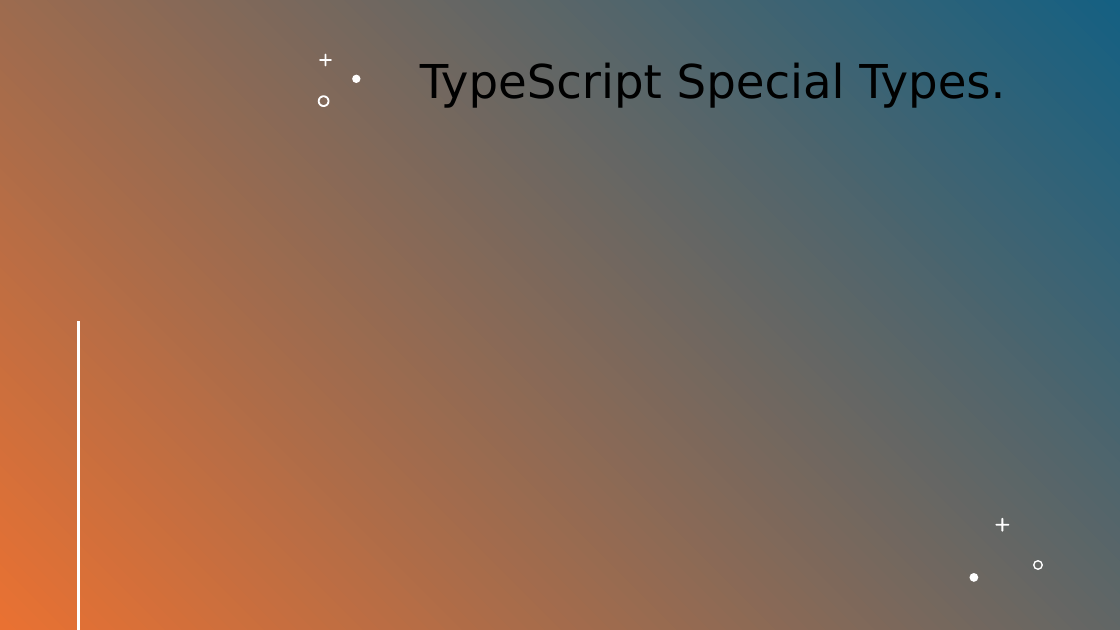
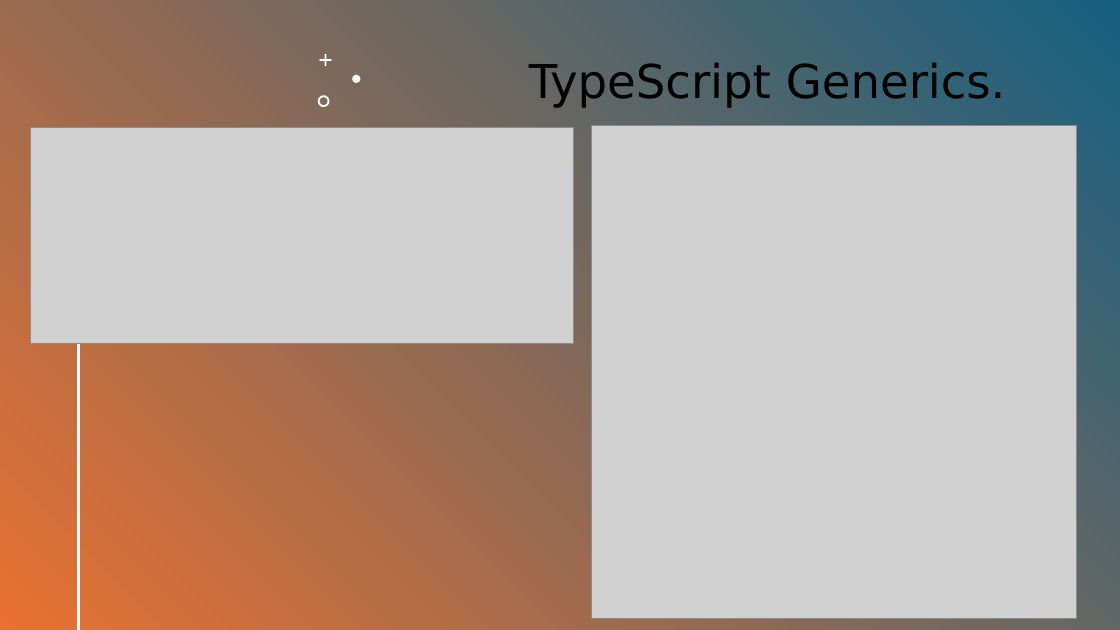
Before and after one commit to RumosProjetos/Acao84091, a slide deck: slide 20 of src/Fundamentos de HTML5, CSS e Javascript/TypeScript.pptx (slide 18 before the commit). Drawn at 1120x630 pixels with LibreOffice and Linux fonts; fonts in the diff are those of the drawing; grey boxes stand for pictures. Boxes give left, top, right and bottom in pixels: in the first picture for what was removed or moved away, otherwise in the second. Text is boxed around its words. In the diff, an @@ line names an element or a change of style, - is before the commit and + after.

Commit message:
PPT

```diff
--- a/src/Fundamentos de HTML5, CSS e Javascript/TypeScript.pptx
+++ b/src/Fundamentos de HTML5, CSS e Javascript/TypeScript.pptx
@@ title at <box>529,62,1006,108</box>: text changed @@
-TypeScript Special Types.
+TypeScript Generics.
@@ picture added at <box>30,128,573,343</box> @@
@@ picture added at <box>592,125,1076,618</box> @@
@@ freeform shape removed at <box>996,518,1010,532</box> @@
@@ freeform shape removed at <box>1033,560,1044,571</box> @@
@@ freeform shape removed at <box>970,573,978,581</box> @@
```
Also in this commit, not shown: 4 other slides changed, 3 slides added.
